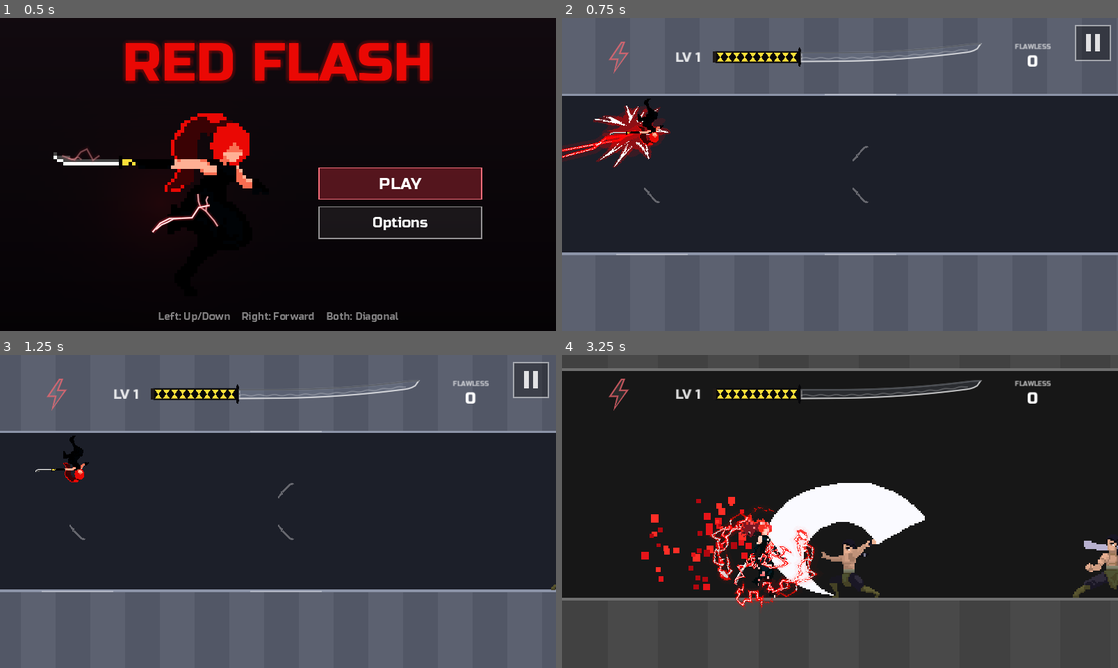
Above: before the commit, frames 1-4 (two rows, left to right).
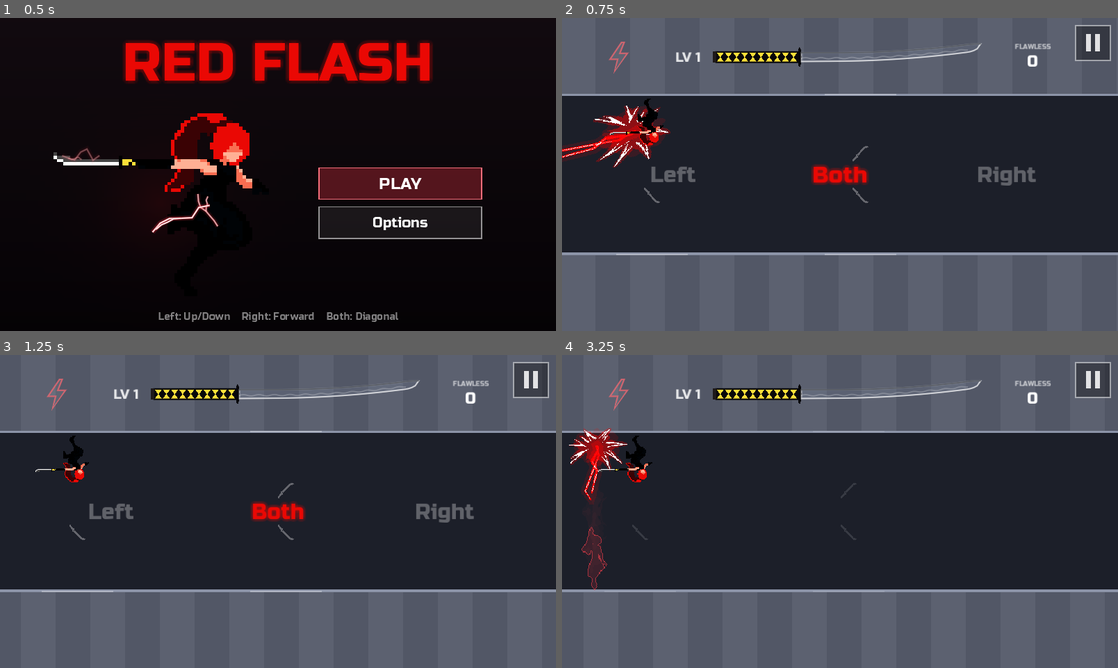
Above: after the commit, the same moments.

Repository: fredsbreads/game-off
Game: Godot game, scene res://scenes/main.tscn
Two runs of this game, one before a commit and one after it. Both use one fixed random seed, a clock stepped at 60 frames per second and the inputs below. Sound files missing from this copy of the repository are replaced by a short silence.
Inputs (mouse positions are in pixels of both pictures, inside the frame that each line leads up to):
- Up to frame 1 (0.5 s): no input
- Up to frame 2 (0.75 s): tap Enter at 0.5 s; move the mouse to (962, 158) at 0.52 s; hold Right from 0.53 s (still down); hold J (tp_vertical) from 0.53 s (still down); click (962, 158) at 0.67 s
- Up to frame 3 (1.25 s): keep holding Right; keep holding J (tp_vertical); tap Space at 0.77 s
- Up to frame 4 (3.25 s): move the mouse to (728, 527) at 1.27 s; release Right at 1.28 s; release J (tp_vertical) at 1.28 s; hold Down 1.28-2.03 s; tap Shift at 1.35 s; click (728, 527) at 1.42 s; tap Space at 1.52, 3.02 s; move the mouse to (895, 442) at 2.02 s; hold Right 2.03-2.78 s; tap Enter at 2.1 s; click (895, 442) at 2.17 s; move the mouse to (812, 574) at 2.77 s; hold K (tp_forward) from 2.78 s (still down); tap Keypad Enter at 2.85 s; click (812, 574) at 2.92 s

Frame 1 is identical in both runs. In frame 2, 1.1% of the frame differs, in the area x 16-86%, y 46-54%; in frame 3, 1.1%; in frame 4, 58%, in the area x 0-100%, y 0-100%.

Commit message:
First-time tutorial: Tap Left, Tap Both, Tap Right
On the first Play (nothing in the save says it's been done, so players
from before it see it once too): no enemies; three prompts across the
middle, dull until she makes that move (then her red, with a pop). When
all three are done they flicker and fizzle out, it's saved as done, and
the first enemy comes in with the usual run-up. On a computer they read
Left / Both / Right. Test runs skip it.

Diff:
--- a/scripts/hud.gd
+++ b/scripts/hud.gd
@@ -93,6 +93,14 @@
 # The level bar (a katana), the power-up bolt and the flawless streak,
 # centred above the ceiling row (scripts/top_bar.gd).
 var _top: TopBar
+# The first-time tutorial: "Tap Left", "Tap Both", "Tap Right" across the
+# middle, dull until she does that move (then her red, with a pop); when all
+# three are done they flicker and fizzle out.
+var _tut: Control
+var _tut_lit := {}        # key -> seconds since it lit
+var _tut_fizzle := -1.0   # seconds since all three were done (-1: not yet)
+var _tut_rng := RandomNumberGenerator.new()
+const TUT_FIZZLE_TIME := 0.8
 
 const PAUSE_BUTTON_SIZE := 64.0
 const PAUSE_BUTTON_MARGIN := 14.0
@@ -127,6 +135,14 @@
 	_top = TopBar.new()
 	_top.visible = false
 	add_child(_top)
+
+	# The first-time tutorial's three prompts (see show_tutorial).
+	_tut = Control.new()
+	_tut.mouse_filter = Control.MOUSE_FILTER_IGNORE
+	_tut.set_anchors_and_offsets_preset(Control.PRESET_FULL_RECT)
+	_tut.visible = false
+	_tut.draw.connect(_draw_tutorial)
+	add_child(_tut)
 
 	# Pause button, top-right. Drawn only; main.gd hit-tests taps against it
 	# (touch doesn't emulate mouse in this project, so Buttons won't see taps).
@@ -225,6 +241,14 @@
 
 
 func _process(delta: float) -> void:
+	if _tut.visible and not get_tree().paused:
+		for k in _tut_lit:
+			_tut_lit[k] += delta
+		if _tut_fizzle >= 0.0:
+			_tut_fizzle += delta
+			if _tut_fizzle >= TUT_FIZZLE_TIME:
+				_tut.visible = false
+		_tut.queue_redraw()
 	rotated = OS.has_feature("web") and int(JavaScriptBridge.eval("window.redFlashRotated === true ? 1 : 0", true)) == 1
 	_rotate.visible = needs_portrait()
 	var view := get_viewport().get_visible_rect().size
@@ -733,3 +757,61 @@
 	var ns := maxi(bs - 4, 12)
 	var nw := _rotate_font.get_string_size(PORTRAIT_NOTE, HORIZONTAL_ALIGNMENT_LEFT, -1, ns).x
 	c.draw_string(_rotate_font, Vector2(left + (w - nw) / 2.0, y + 88.0), PORTRAIT_NOTE, HORIZONTAL_ALIGNMENT_LEFT, -1, ns, Color(1, 1, 1, 0.5))
+
+
+# --- the first-time tutorial --------------------------------------------------
+
+func show_tutorial() -> void:
+	_tut_lit.clear()
+	_tut_fizzle = -1.0
+	_tut_rng.randomize()
+	_tut.visible = true
+
+
+func tutorial_done(key: String) -> void:
+	_tut_lit[key] = 0.0
+
+
+func finish_tutorial() -> void:
+	_tut_fizzle = 0.0
+
+
+func _draw_tutorial() -> void:
+	var c := _tut
+	var v := c.size
+	var font := ThemeDB.fallback_font
+	var touch := is_touch()
+	var prompts := [
+		["left", "Tap Left" if touch else "Left", 0.2],
+		["both", "Tap Both" if touch else "Both", 0.5],
+		["right", "Tap Right" if touch else "Right", 0.8],
+	]
+	var y := v.y * 0.5
+	var fade := 1.0
+	if _tut_fizzle >= 0.0:
+		var k := clampf(_tut_fizzle / TUT_FIZZLE_TIME, 0.0, 1.0)
+		fade = (1.0 - k) * (0.55 + 0.45 * _tut_rng.randf())   # flickering out
+	for p in prompts:
+		var key: String = p[0]
+		var text: String = p[1]
+		var lit := _tut_lit.has(key)
+		var t: float = _tut_lit.get(key, 0.0)
+		var size := 40 + int(14.0 * maxf(0.0, 1.0 - t / 0.25)) if lit else 40   # a pop as it lights
+		var w := font.get_string_size(text, HORIZONTAL_ALIGNMENT_LEFT, -1, size).x
+		var pos := Vector2(v.x * float(p[2]) - w / 2.0, y + size * 0.35)
+		if _tut_fizzle >= 0.0:
+			pos.y -= 30.0 * _tut_fizzle   # drifting up as they fizzle
+		if lit:
+			var red: Color = MainMenu.TITLE_TEXT_RED
+			for i in 12:   # a glow, as the title's
+				c.draw_string(font, pos + Vector2.RIGHT.rotated(i * TAU / 12.0) * 5.0, text, HORIZONTAL_ALIGNMENT_LEFT, -1, size, Color(red, 0.08 * fade))
+			c.draw_string(font, pos, text, HORIZONTAL_ALIGNMENT_LEFT, -1, size, Color(red, fade))
+			if _tut_fizzle >= 0.0:   # sparks off it as it goes
+				for i in 3:
+					var a := pos + Vector2(_tut_rng.randf() * w, -_tut_rng.randf() * size)
+					var pts := PackedVector2Array([a])
+					for j in 3:
+						pts.append(pts[-1] + Vector2(_tut_rng.randf_range(-10, 10), _tut_rng.randf_range(-14, -4)))
+					c.draw_polyline(pts, Color(1, 0.4, 0.4, fade), 2.0)
+		else:
+			c.draw_string(font, pos, text, HORIZONTAL_ALIGNMENT_LEFT, -1, size, Color(1, 1, 1, 0.3 * fade))
--- a/scripts/main.gd
+++ b/scripts/main.gd
@@ -20,6 +20,11 @@
 ## The start level picked on the title screen: kept through this visit (back
 ## to the title screen, retries) but not saved, so the game always opens on 1.
 static var _session_start_level := 1
+## The first-time tutorial (see _start_tutorial): no enemies until she has
+## done each move once (Tap Left, Tap Right, Tap Both); then the first enemy
+## comes in as at the start of a run (Level.RUNWAY_TILES ahead of her).
+var _tutorial := false
+var _tutorial_moves := {}
 var _run_start_level := 1
 # Every kill gets a short hit freeze (invert flash).
 const KILL_HIT := 0.06
@@ -389,6 +394,47 @@
 	_start_music()
 	hud.hide_message()
 	hud.set_pause_button_visible(true)
+	if not debug and not bool(_load_progress("tutorial_done", false)):
+		_start_tutorial()
+
+
+## First time only (nothing in the save says it's been done, so players from
+## before it existed see it once too): no enemies, and the three moves to try.
+func _start_tutorial() -> void:
+	_tutorial = true
+	_tutorial_moves.clear()
+	level.spawn_hold = true
+	level.rebuild_ahead(player.x - 1.0)   # (the enemies already laid go)
+	hud.show_tutorial()
+
+
+## A move she made during the tutorial: its prompt lights up; all three done ends it.
+func _tutorial_move(move: int) -> void:
+	var key: String = {Rules.Move.VERTICAL: "left", Rules.Move.FORWARD: "right", Rules.Move.DIAGONAL: "both"}.get(move, "")
+	if key == "" or _tutorial_moves.has(key):
+		return
+	_tutorial_moves[key] = true
+	hud.tutorial_done(key)
+	if _tutorial_moves.size() < 3:
+		return
+	_tutorial = false
+	var cfg := ConfigFile.new()
+	cfg.load(SAVE_PATH)
+	cfg.set_value("progress", "tutorial_done", true)
+	cfg.save(SAVE_PATH)
+	hud.finish_tutorial()   # the prompts fizzle out
+	# The game starts: the first enemy a little past the right edge.
+	level.spawn_hold = false
+	# (From her, not the camera: right after a teleport it hasn't caught up.)
+	level.push_cursor(player.x + Level.RUNWAY_TILES)   # (the same run-up as the start of a run)
+	level.ensure_generated(player.x)
+
+
+func _load_progress(key: String, default: Variant) -> Variant:
+	var cfg := ConfigFile.new()
+	if cfg.load(SAVE_PATH) != OK:
+		return default
+	return cfg.get_value("progress", key, default)
 
 
 # --- input ---------------------------------------------------------------
@@ -985,6 +1031,8 @@
 			to_x = strike_x
 	player.x = to_x
 	player.row = to_row
+	if _tutorial:
+		_tutorial_move(move)
 	# A combo never runs a frame, so build the level ahead here too (otherwise
 	# a long chain outruns it and the next enemies pop in when it ends).
 	level.ensure_generated(player.x)
